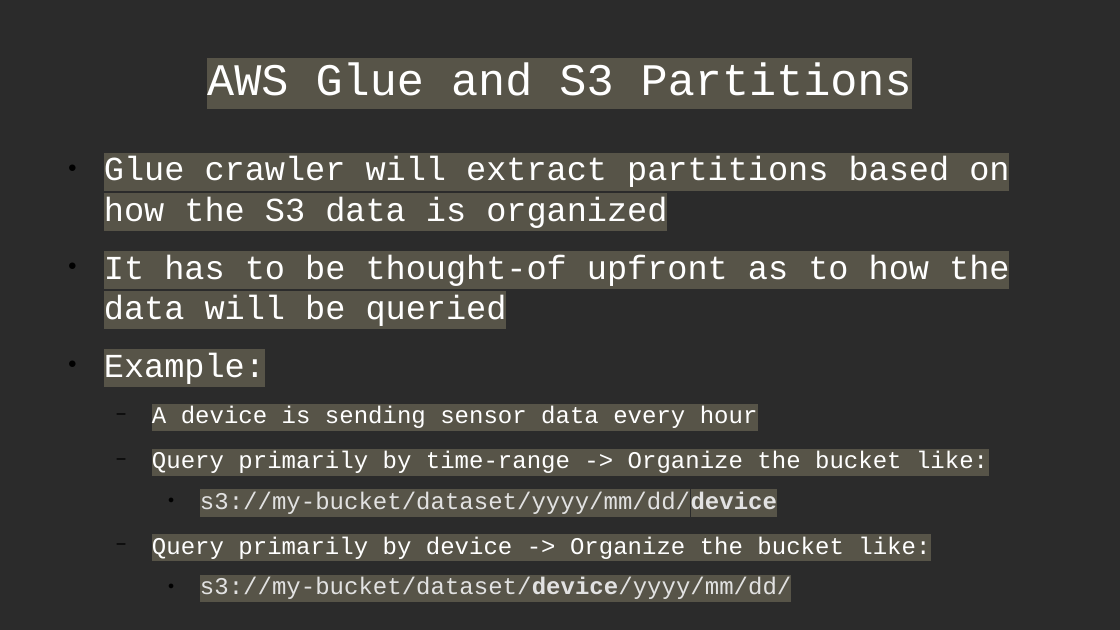
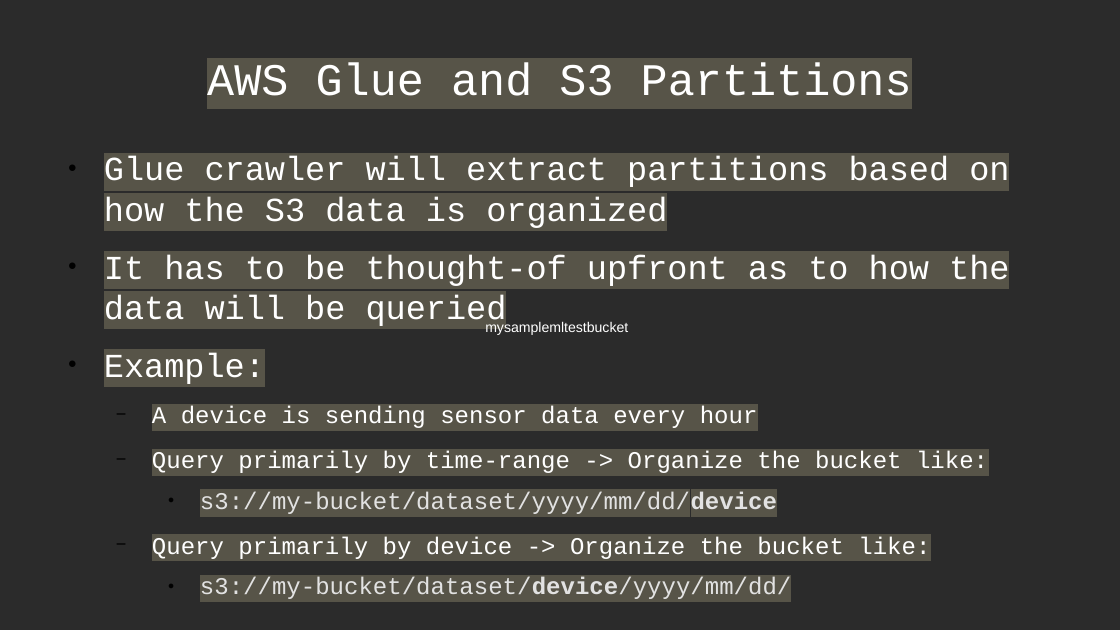
Before and after one commit to Anshul-GH/AWS_ML_Certification, a slide deck: slide 47 of AWS_Certified_ML_Certification_Deck.odp. Drawn at 1120x630 pixels with LibreOffice and Linux fonts; fonts in the diff are those of the drawing; background and template pictures are left out; a plain dark background stands for a picture behind light text. Boxes give left, top, right and bottom in pixels: in the first picture for what was removed or moved away, otherwise in the second. Text is boxed around its words. In the diff, an @@ line names an element or a change of style, - is before the commit and + after.

```diff
--- a/AWS_Certified_ML_Certification_Deck.odp
+++ b/AWS_Certified_ML_Certification_Deck.odp
@@ text added at <box>485,321,628,335</box>, 10 pt, text #FFFFFF @@
+mysamplemltestbucket
```
Also in this commit, not shown: 16 slides added, 2 other files.
